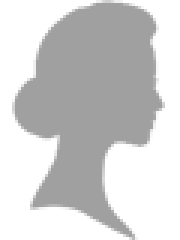
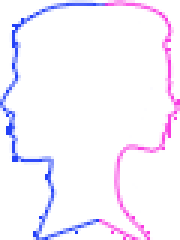
Revision of a layered w=180, h=240 image; what changed, layer by layer:
added group "Unset" with 2 layers above "Male" over <box>0,0,180,240</box>
added layer "Layer 3" (1st of 2, in "Unset") in group "Unset" over <box>0,0,153,240</box>
added layer "Layer 2 copy" in group "Unset" over <box>21,0,180,240</box>
moved "Layer 2" into group "Female" over <box>12,0,168,240</box>
